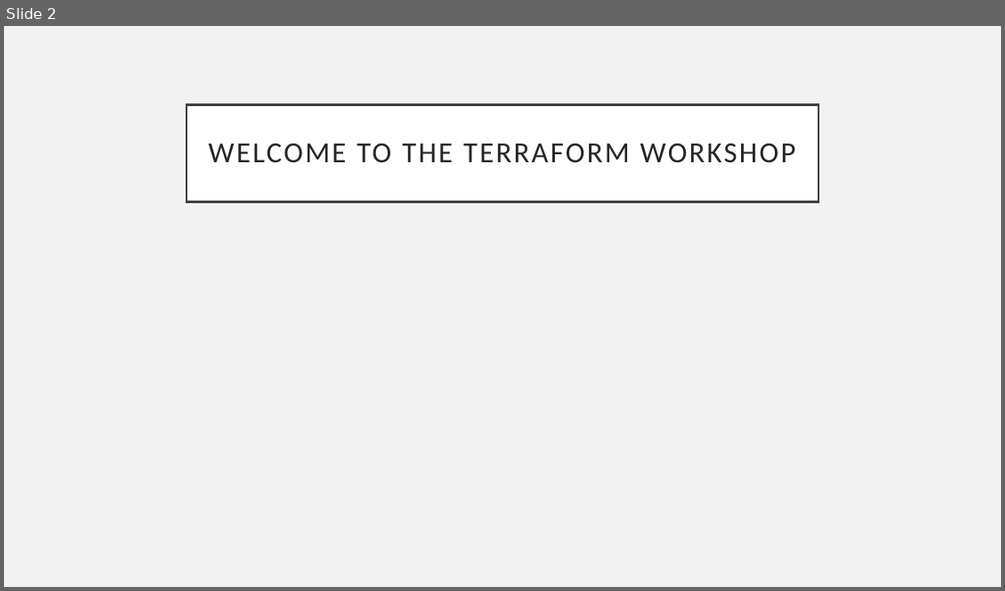
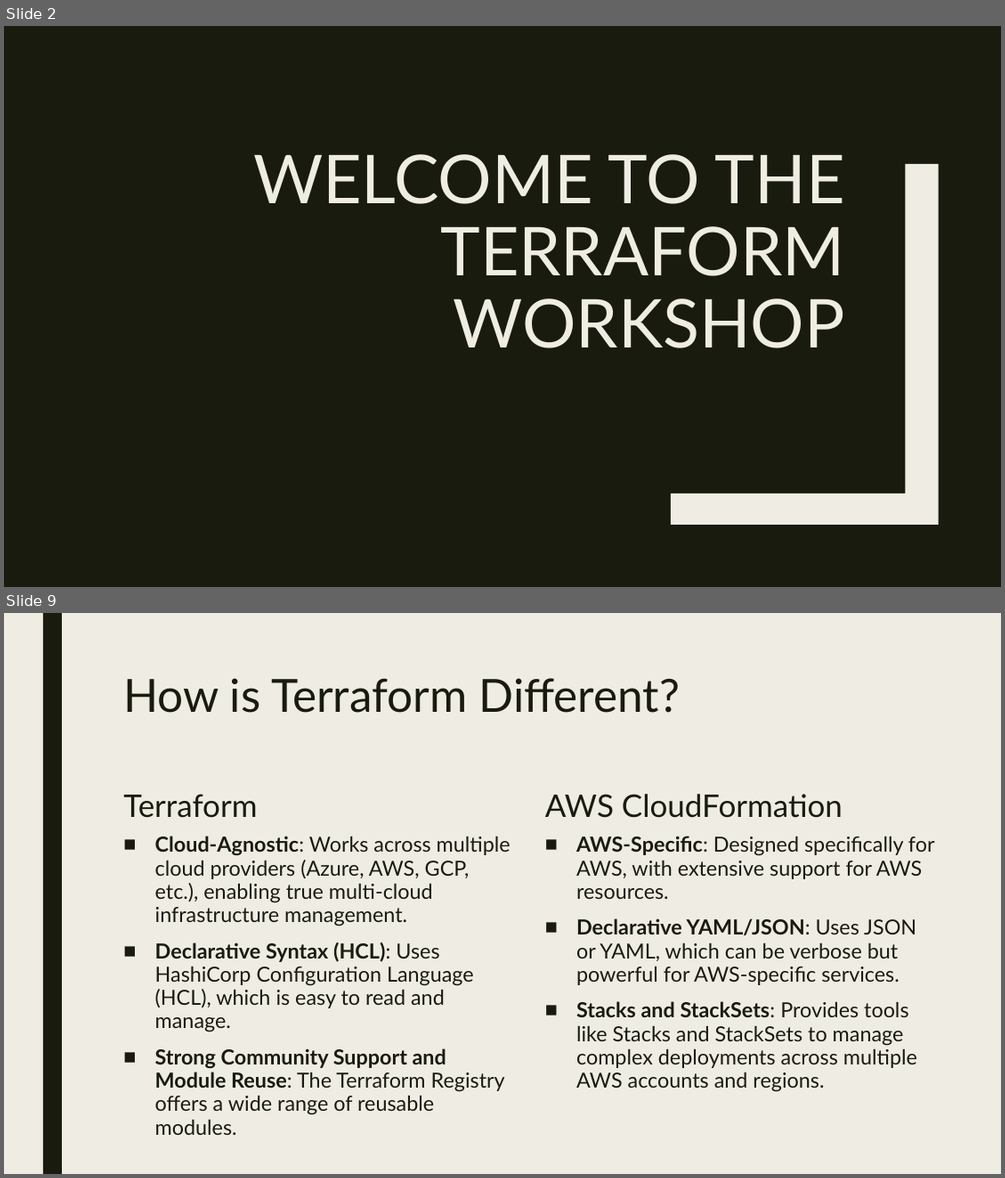
Before and after one commit to cwoodruff/terraform-workshop, a slide deck: slides/0-Introduction to Terraform.pptx. Shown one above the other, each under a label of ours: slide 2 before the commit, slides 2 and 9 after it; the slides between them are not shown. The pictures are 1005x591 and 1005x1178 pixels, drawn with LibreOffice and Linux fonts; fonts in the diff are those of the drawing. Boxes give left, top, right and bottom in pixels: in the first picture for what was removed or moved away, otherwise in the second. Text is boxed around its words. In the diff, an @@ line names an element or a change of style, - is before the commit and + after.

```diff
--- a/slides/0-Introduction to Terraform.pptx
+++ b/slides/0-Introduction to Terraform.pptx
@@ slide 9 added at <box>4,613,1001,1174</box>, background #EFEDE3 @@
@@ rectangle added at <box>43,613,62,1174</box>, fill #191B0E @@
@@ title added at <box>123,678,680,713</box>, 44 pt, text #191B0E @@
+How is Terraform Different?
@@ text added at <box>123,794,257,818</box>, 30 pt, text #191B0E @@
+Terraform
@@ text added at <box>545,794,842,818</box>, 30 pt, text #191B0E @@
+AWS CloudFormation
@@ text added at <box>155,835,510,1135</box>, 20 pt, text #191B0E @@
+■ Cloud-Agnostic: Works across multiple cloud providers (Azure, AWS, GCP, etc.), enabling true multi-cloud infrastructure management.
+■ Declarative Syntax (HCL): Uses HashiCorp Configuration Language (HCL), which is easy to read and manage.
+■ Strong Community Support and Module Reuse: The Terraform Registry offers a wide range of reusable modules.
@@ text added at <box>576,835,935,1092</box>, 20 pt, text #191B0E @@
+■ AWS-Specific: Designed specifically for AWS, with extensive support for AWS resources.
+■ Declarative YAML/JSON: Uses JSON or YAML, which can be verbose but powerful for AWS-specific services.
+■ Stacks and StackSets: Provides tools like Stacks and StackSets to manage complex deployments across multiple AWS accounts and regions.
@@ slide 2 changed as well @@
@@ background #F2F2F2 to #191B0E @@
@@ title "WELCOME TO THE TERRAFORM WORKSHOP": place and size @@
-title "WELCOME TO THE TERRAFORM WORKSHOP" at <box>186,104,818,201</box>
+title "WELCOME TO THE TERRAFORM WORKSHOP" at <box>253,154,845,348</box>
@@ title "WELCOME TO THE TERRAFORM WORKSHOP" at <box>253,154,845,348</box>: size 28 to 64.8 pt, font Calibri to Lato, text colour #262626 to #EFEDE3, letter spacing 2 to 0 pt; alignment centre to right; line spacing 0.9 to 0.89; vertical alignment middle to bottom; fill #FFFFFF to none; outline #404040 2.5 pt to none @@
@@ freeform shape added at <box>671,164,938,524</box>, fill #EFEDE3 @@
```
Also in this commit, not shown: 3 other slides changed, 10 other slides added, 3 slides removed, 8 other files.
